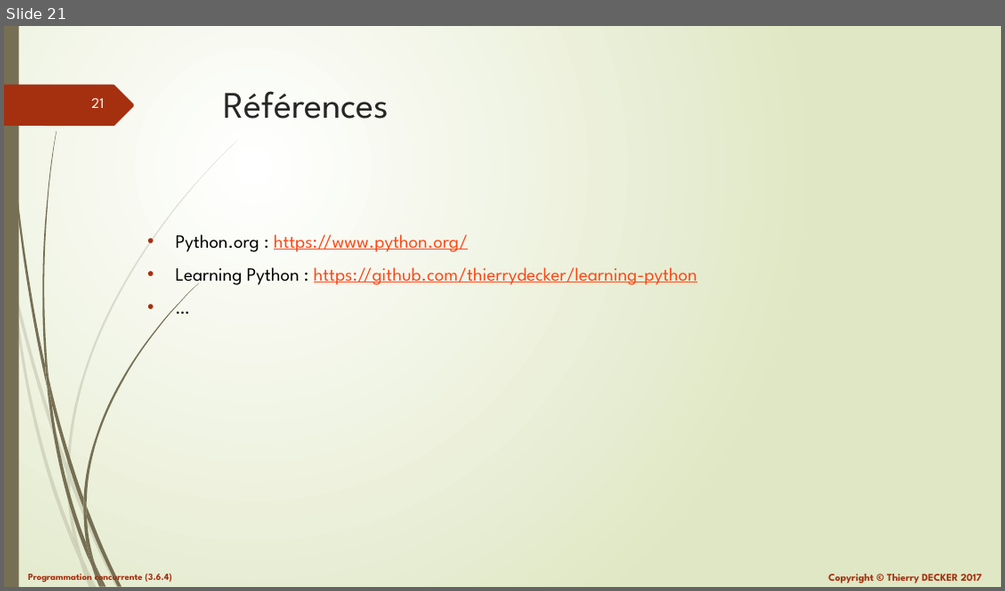
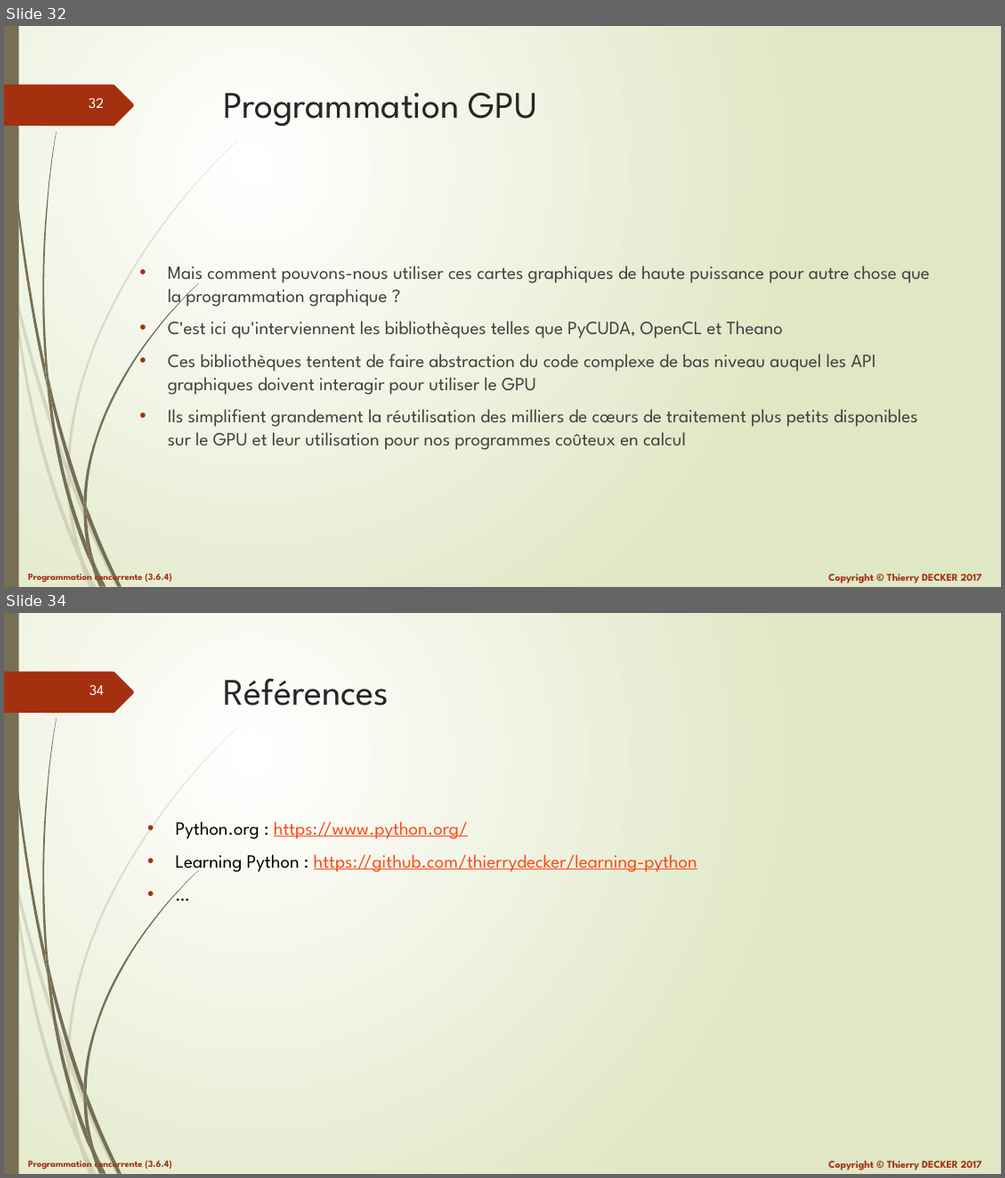
Before and after one commit to VikmanTheRacoon/learning-python, a slide deck: documentations/python-103.pptx. Shown one above the other, each under a label of ours: slide 21 before the commit, slides 32 and 34 after it; the slides between them are not shown. The pictures are 1005x591 and 1005x1178 pixels, drawn with LibreOffice and Linux fonts; fonts in the diff are those of the drawing. Boxes give left, top, right and bottom in pixels: in the first picture for what was removed or moved away, otherwise in the second. Text is boxed around its words. In the diff, an @@ line names an element or a change of style, - is before the commit and + after.

```diff
--- a/documentations/python-103.pptx
+++ b/documentations/python-103.pptx
@@ slide 32 added at (4,26,1001,587), background gradient #FFFFFF to #DFE8C4; not listed: 27 template elements that a slide beside it also shows @@
@@ title added at (224,93,538,126), 36 pt, text #262626 @@
+Programmation GPU
@@ text added at (168,265,930,450), 18 pt, text #404040 @@
+• Mais comment pouvons-nous utiliser ces cartes graphiques de haute puissance pour autre chose que la programmation graphique ?
+• C'est ici qu'interviennent les bibliothèques telles que PyCUDA, OpenCL et Theano
+• Ces bibliothèques tentent de faire abstraction du code complexe de bas niveau auquel les API graphiques doivent interagir pour utiliser le GPU
+• Ils simplifient grandement la réutilisation des milliers de cœurs de traitement plus petits disponibles sur le GPU et leur utilisation pour nos programmes coûteux en calcul
@@ what was slide 21 is now slide 34 @@
@@ page number at (89,685,104,695): text changed @@
-21
+34
```
Also in this commit, not shown: 1 slide changed, 12 other slides added, 1 other file.
